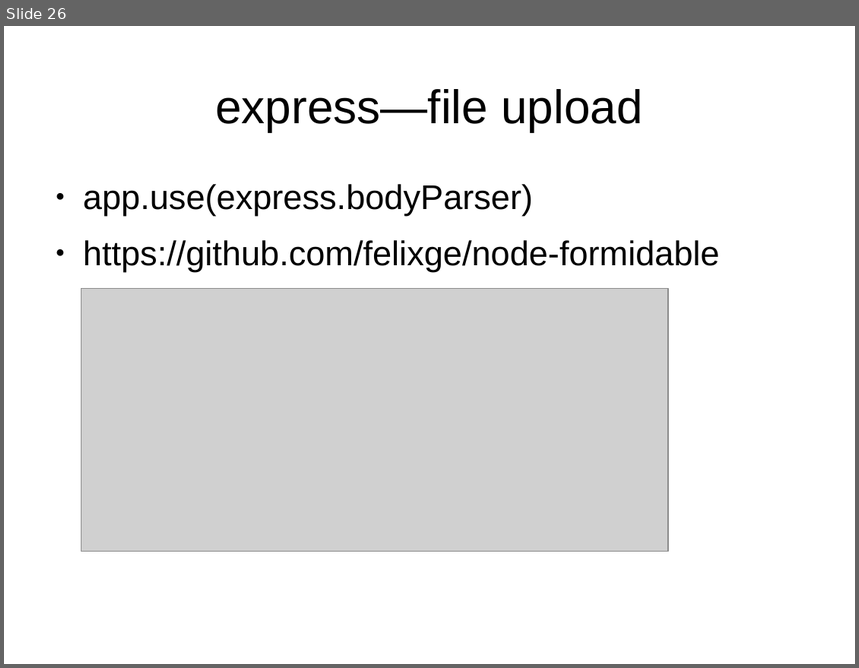
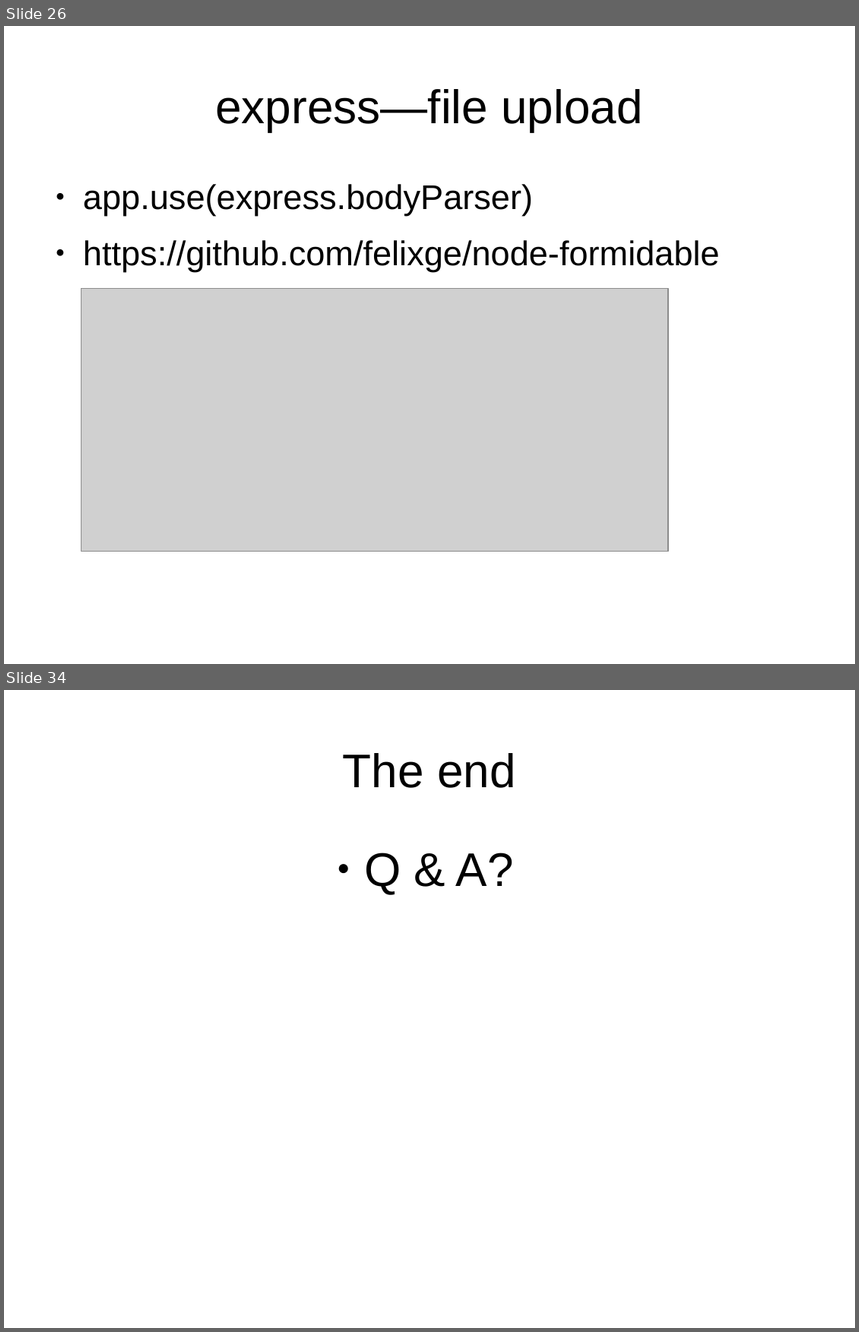
Before and after one commit to dongyuwei/frontend-utils, a slide deck: nodejs-web-dev-demo/nodejs-web-dev.odp. Shown one above the other, each under a label of ours: slide 26 before the commit, slides 26 and 34 after it; the slides between them are not shown. The pictures are 859x668 and 859x1332 pixels, drawn with LibreOffice and Linux fonts; fonts in the diff are those of the drawing; grey boxes stand for pictures. Boxes give left, top, right and bottom in pixels: in the first picture for what was removed or moved away, otherwise in the second. Text is boxed around its words. In the diff, an @@ line names an element or a change of style, - is before the commit and + after.

```diff
--- a/nodejs-web-dev-demo/nodejs-web-dev.odp
+++ b/nodejs-web-dev-demo/nodejs-web-dev.odp
@@ slide 34 added at <box>4,690,855,1328</box>, background #FFFFFF @@
@@ title added at <box>343,753,516,788</box>, 44 pt, text #000000 @@
+The end
@@ text added at <box>364,853,514,894</box>, 44 pt, text #000000 @@
+● Q & A?
```
Also in this commit, not shown: 1 slide changed, 7 other slides added, 1 other file.
